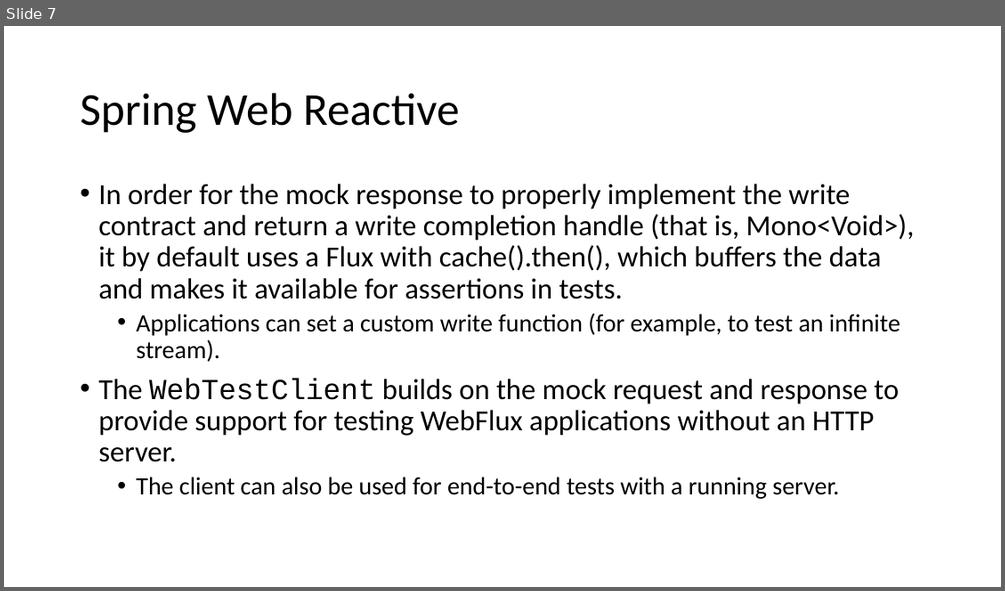
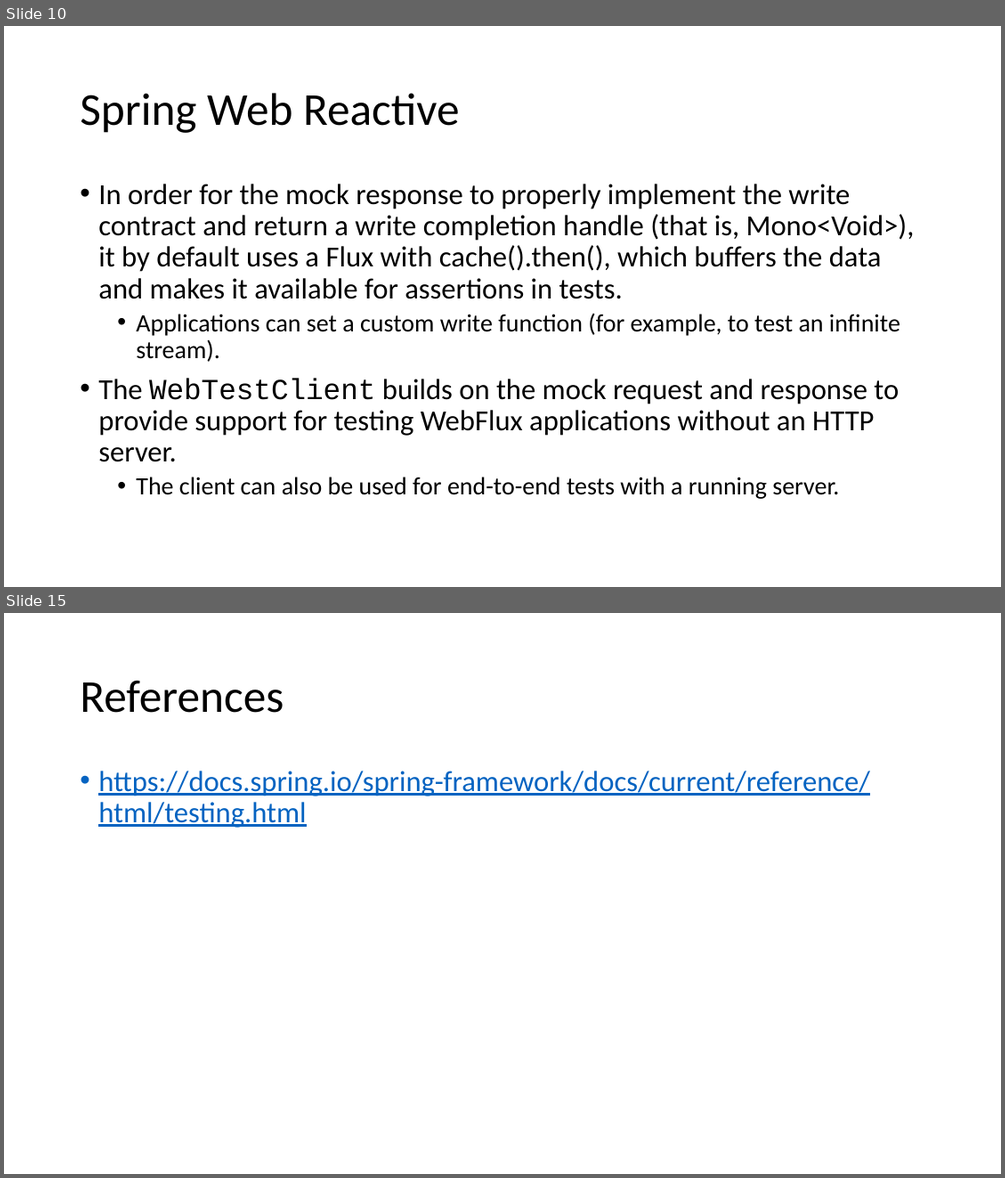
Before and after one commit to cebartling/test-driven, a slide deck: presentations/Introduction to Spring Framework Testing.pptx. Shown one above the other, each under a label of ours: slide 7 before the commit, slides 10 and 15 after it; the slides between them are not shown. The pictures are 1005x591 and 1005x1178 pixels, drawn with LibreOffice and Linux fonts; fonts in the diff are those of the drawing. Boxes give left, top, right and bottom in pixels: in the first picture for what was removed or moved away, otherwise in the second. Text is boxed around its words. In the diff, an @@ line names an element or a change of style, - is before the commit and + after.

Commit message:
Updates to Spring Framework testing support presentation

```diff
--- a/presentations/Introduction to Spring Framework Testing.pptx
+++ b/presentations/Introduction to Spring Framework Testing.pptx
@@ slide 15 added at box(4, 613, 1001, 1174), background #FFFFFF @@
@@ title added at box(80, 680, 283, 713), 44 pt, text #000000 @@
+References
@@ text added at box(98, 771, 870, 827), 28 pt, text #0563C1, underline @@
+• https://docs.spring.io/spring-framework/docs/current/reference/html/testing.html
@@ what was slide 7 is now slide 10 @@
```
Also in this commit, not shown: 1 slide changed, 3 other slides added, 2 slides removed.
